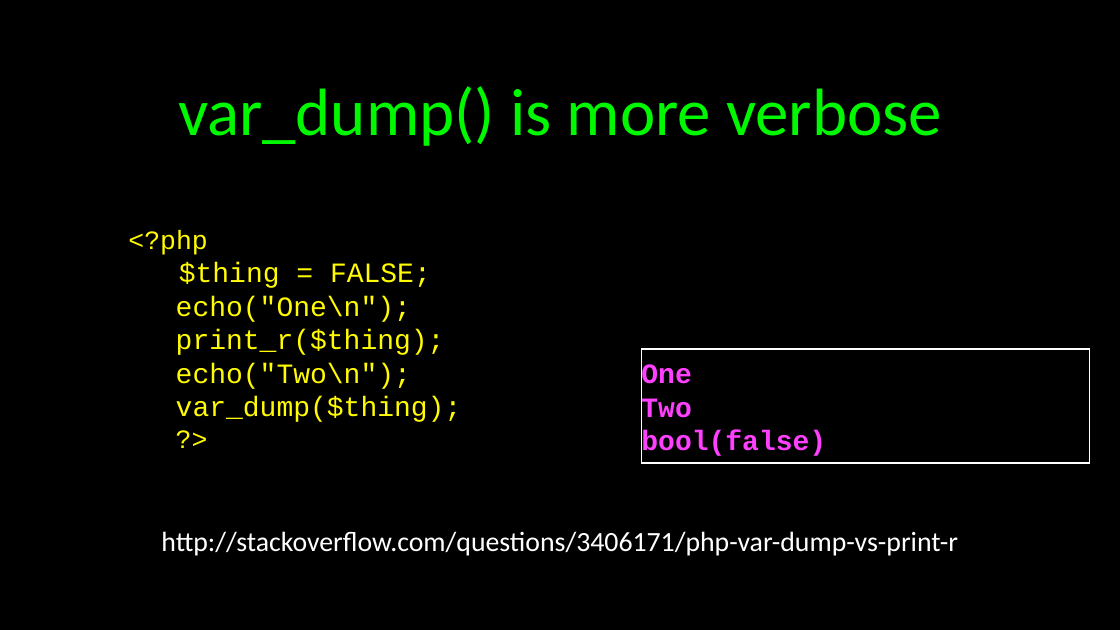
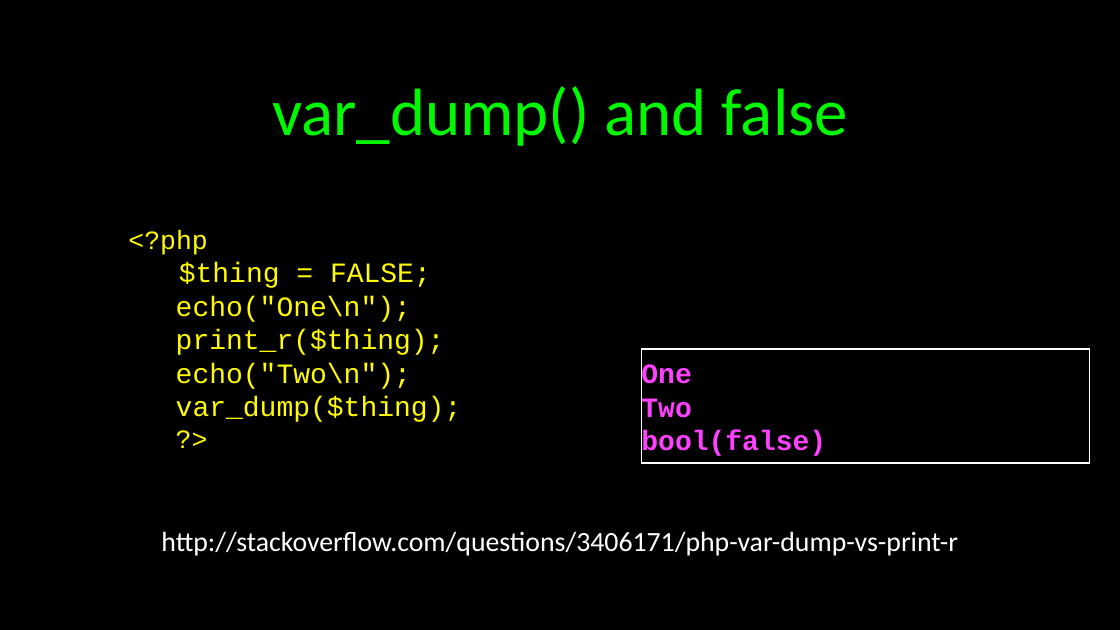
Before and after one commit to csev/wa4e, a slide deck: slide 8 of lectures/PHP-02-Arrays.ppt (slide 10 before the commit). Drawn at 1120x630 pixels with LibreOffice and Linux fonts; fonts in the diff are those of the drawing. Boxes give left, top, right and bottom in pixels: in the first picture for what was removed or moved away, otherwise in the second. Text is boxed around its words. In the diff, an @@ line names an element or a change of style, - is before the commit and + after.

```diff
--- a/lectures/PHP-02-Arrays.ppt
+++ b/lectures/PHP-02-Arrays.ppt
@@ title at [272,86,848,146]: text changed @@
-var_dump() is more verbose
+var_dump() and false
```
Also in this commit, not shown: 2 slides removed.
